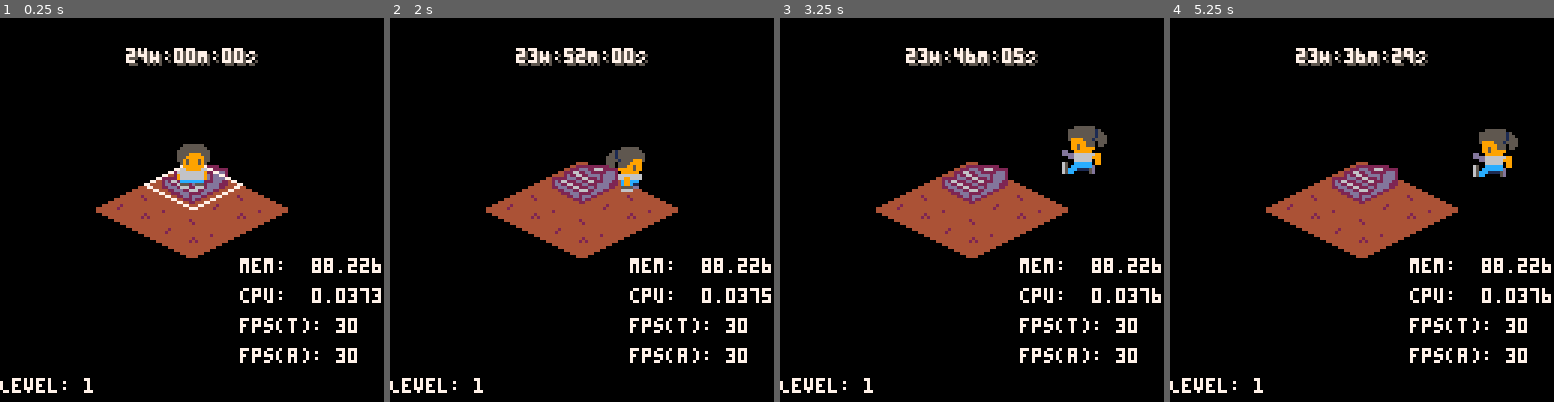
Above: before the commit, frames 1-4 (left to right).
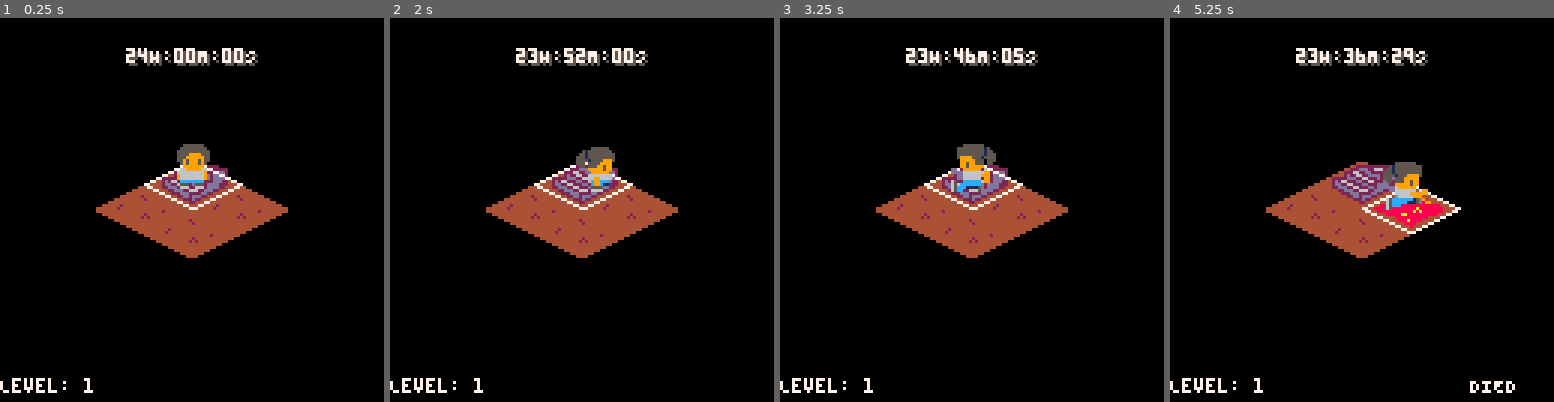
Above: after the commit, the same moments.

Repository: scottnm/collards.p8
Game: PICO-8 cartridge collards.p8
The game is run twice, just before and just after one commit, with the same random seed, the same clock (stepped at 60 frames per second) and the same inputs.
Inputs:
- Up to frame 1 (0.25 s): no input
- Up to frame 2 (2 s): tap X (X key) at 0.33, 1.07, 1.85 s; tap O (Z key) at 0.7, 1.7 s; hold Right from 1.6 s (still down)
- Up to frame 3 (3.25 s): release Right at 2.1 s; tap O (Z key) at 2.1, 2.5, 2.9 s; hold Up 2.15-2.42 s; hold Right 2.47-3.03 s; tap X (X key) at 2.97 s; hold Left from 3.08 s (still down)
- Up to frame 4 (5.25 s): tap O (Z key) every 0.4 s from 3.3 to 4.9 s; release Left at 3.58 s; hold Down 3.63-3.97 s; hold Right 4.02-4.68 s; tap X (X key) at 4.08, 5.2 s; hold Up 4.73-5.03 s; hold Left from 5.08 s (still down)

The runs differ from the first frame. In frame 1, 1.9% of the frame differs, in the area x 62-100%, y 62-90%; in frame 2, 3.6%; in frame 3, 4.2%; in frame 4, 5.0%, in the area x 50-100%, y 28-98%.

Commit message:
Transition to an isometric layout pt 2: prevent character from walking over edge and TONS of cleanup

Diff:
--- a/main.lua
+++ b/main.lua
@@ -1,5 +1,4 @@
 -- main.lua - main game logic
--- TODO: if possible remove 'iso' from all unnecessary names before checkin and remove all non-iso equivalents
 -- TODO: add the border to the lower iso cells
 
 TileType = {
@@ -7,6 +6,7 @@
     Start = 2,
     Finish = 3,
     Trap = 4,
+    Fall = 5,
 }
 
 -- constants
@@ -34,12 +34,9 @@
 
 function _init()
     g_player = {}
-    g_player.collider = {
-        -- FIXME: separate out the player's collider from their base position
-        pos = { x = 0, y = 0 },
-        sprite_offset = { x = -8, y = -14 },
-        radius = 3,
-    }
+    g_player.pos = { x = 0, y = 0 }
+    g_player.sprite_offset = { x = -8, y = -14 }
+    g_player.collider = { radius = 3 }
 
     g_anims = {
         IdleDown = create_anim_flow(34, 1, 10, 2, false),
@@ -120,7 +117,9 @@
     -- draw iso map
     for isocell in all(g_map.isocells) do
         local frame_idx = get_iso_tile_sprite_frame(isocell.tile)
-        spr(frame_idx, isocell.pos.x - ISO_TILE_WIDTH()/2, isocell.pos.y - ISO_TILE_HEIGHT()/2, 4, 2, false)
+        if frame_idx != nil then
+            spr(frame_idx, isocell.pos.x - ISO_TILE_WIDTH()/2, isocell.pos.y - ISO_TILE_HEIGHT()/2, 4, 2, false)
+        end
     end
 
     local player_iso_tile_idx = get_player_iso_tile_idx(g_map, g_player)
@@ -131,11 +130,9 @@
     --
     -- draw the player
     --
-    local player_sprite_pos = sprite_pos_from_collider(g_player.collider)
+    local player_sprite_pos = sprite_pos(g_player)
     draw_anim(g_player, player_sprite_pos)
 
-    -- DEBUG bring player pos
-    --print("pos: ("..g_player.collider.pos.x..","..g_player.collider.pos.y..")", 60, 120, Colors.White)
     --
     -- draw the level UI
     --
@@ -152,24 +149,24 @@
     g_ingame_timer.draw()
 
     -- uncomment to draw colliders on top of everything
-    --circ(g_player.collider.pos.x, g_player.collider.pos.y, g_player.collider.radius, Colors.White)
+    --circ(g_player.pos.x, g_player.pos.y, g_player.collider.radius, Colors.White)
     --for cell in all(g_map.isocells) do
     --    circ(cell.pos.x, cell.pos.y, cell.collider.radius, Colors.White)
     --end
 
     -- uncomment to dump frame stats
-    print("mem:  "..stat(0), 80, 80, Colors.White)
-    print("cpu:  "..stat(1), 80, 90, Colors.White)
-    print("fps(t): "..stat(8), 80, 100, Colors.White)
-    print("fps(a): "..stat(7), 80, 110, Colors.White)
+    -- print("mem:  "..stat(0), 80, 80, Colors.White)
+    -- print("cpu:  "..stat(1), 80, 90, Colors.White)
+    -- print("fps(t): "..stat(8), 80, 100, Colors.White)
+    -- print("fps(a): "..stat(7), 80, 110, Colors.White)
 end
 
 function move_to_level(next_level)
     -- update the current map
     change_level(next_level)
 
-    -- center the player's collider on the center of the iso tile
-    g_player.collider.pos = copy_pos(g_map.isocells[g_map.player_start_iso_idx].pos)
+    -- place the player on the center of the iso tile
+    g_player.pos = copy_pos(g_map.isocells[g_map.player_start_iso_idx].pos)
 
     -- reset the player's animation
     update_anim(g_player, g_anims.IdleDown)
@@ -196,12 +193,13 @@
 
     -- generate the isomap. initialize all at the start to empty
     next_map.isocells = {}
-    local row_cnt = isomap_row_cnt(next_map)
+    -- add an two extra rows to each side of the map so we can wrap the map with fall tiles
+    local row_cnt = isomap_row_cnt(next_map) + 4
     local idx = 1
     for row = 1,row_cnt do
-        local midpoint_row = next_map.iso_width
-
-        local row_offset = (row - next_map.iso_width) * ISO_TILE_HEIGHT() / 2
+        local midpoint_row = flr((row_cnt + 1) / 2)
+
+        local row_offset = (row - midpoint_row) * ISO_TILE_HEIGHT() / 2
         local col_cnt = nil
         if row <= midpoint_row then
             col_cnt = row
@@ -210,20 +208,28 @@
         end
 
         for col = 1,col_cnt do
+            local tile = nil
+
+            local is_edge_tile = (col == 1) or (col == col_cnt)
+            if is_edge_tile then
+                tile = make_tile(true, TileType.Fall)
+            else
+                tile = make_tile(false, TileType.Empty)
+            end
+
             local col_offset =
                 -1 * ((col_cnt/2) * ISO_TILE_WIDTH()) -- shift half the board width to the left
                 + (ISO_TILE_WIDTH()/2)                -- offset by half a tile width to move back into the center of the first tile
                 + ((col - 1)*ISO_TILE_WIDTH())        -- add a tile width for each subsequent tile
+
             local cell = {
                 idx = idx,
-                tile = make_tile(false, TileType.Empty),
+                tile = tile,
                 pos = {
                     x = SCREEN_SIZE()/2 + col_offset,
                     y = SCREEN_SIZE()/2 + row_offset,
                 },
-                collider = {
-                    radius = 4
-                }
+                collider = { radius = 4 }
             }
 
             add(next_map.isocells, cell)
@@ -271,10 +277,7 @@
 end
 
 function get_iso_tile_sprite_frame(tile)
-    local visible = tile.visible
-    -- TODO: uncomment to force visibility
-    -- visible = true
-    if visible then
+    if tile.visible then
         if tile.type == TileType.Empty then
             return 100
         elseif tile.type == TileType.Start then
@@ -283,6 +286,8 @@
             return 104
         elseif tile.type == TileType.Trap then
             return 72
+        elseif tile.type == TileType.Fall then
+            return nil
         else
             return nil
         end
@@ -294,42 +299,77 @@
 function move_player(input)
     -- when traveling diagnonally, multiply by the factor sqrt(0.5) to avoid traveling further by going diagonally
     local sqrt_half = 0.70710678118 -- sqrt(0.5); hardcode to avoid doing an expensive squareroot every frame
-    local movement = nil
+    local movement_x = 0
+    local movement_y = 0
     if g_input.btn_left then
         if g_input.btn_up then
-            movement = { x = -2 * sqrt_half, y = -1 * sqrt_half }
+            movement_x = -2 * sqrt_half
+            movement_y = -1 * sqrt_half
         elseif g_input.btn_down then
-            movement = { x = -2 * sqrt_half, y = sqrt_half }
-        else
-            movement = { x = -2, y = 0 }
+            movement_x = -2 * sqrt_half
+            movement_y = sqrt_half
+        else
+            movement_x = -2
+            movement_y = 0
         end
     elseif g_input.btn_right then
         if g_input.btn_up then
-            movement = { x = 2 * sqrt_half, y = -1 * sqrt_half }
+            movement_x = 2 * sqrt_half
+            movement_y = -1 * sqrt_half
         elseif g_input.btn_down then
-            movement = { x = 2 * sqrt_half, y = sqrt_half }
-        else
-            movement = { x = 2, y = 0 }
+            movement_x = 2 * sqrt_half
+            movement_y = sqrt_half
+        else
+            movement_x = 2
+            movement_y = 0
         end
     elseif g_input.btn_up then
-        movement = { x = 0, y = -1 }
+            movement_x = 0
+            movement_y = -1
     elseif g_input.btn_down then
-        movement = { x = 0, y = 1 }
+            movement_x = 0
+            movement_y = 1
     else
         return
     end
 
     local player_speed = 0.7 -- an arbitrary, tweakable speed factor to hand tune movement speed to feel good
-    movement.x *= player_speed
-    movement.y *= player_speed
-
-    -- FIXME: fix the movement bounding
-
-    -- local map_size = calc_map_size(g_map)
-    -- g_player.collider.pos.x = clamp(g_map.pos.x + g_player.collider.radius/2, g_player.collider.pos.x + movement.x, g_map.pos.x + map_size.width - g_player.collider.radius / 2)
-    -- g_player.collider.pos.y = clamp(g_map.pos.y + g_player.collider.radius/2, g_player.collider.pos.y + movement.y, g_map.pos.y + map_size.height - g_player.collider.radius / 2)
-    g_player.collider.pos.x = clamp(g_player.collider.radius/2, g_player.collider.pos.x + movement.x, 128 - g_player.collider.radius / 2)
-    g_player.collider.pos.y = clamp(g_player.collider.radius/2, g_player.collider.pos.y + movement.y, 128 - g_player.collider.radius / 2)
+    movement_x *= player_speed
+    movement_y *= player_speed
+
+    -- copy the old position in case we need to roll back
+    local old_player_pos = copy_pos(g_player.pos)
+
+    -- move the player, check if they've moved onto a fall tile
+    local pos_candidates = {}
+    add(pos_candidates, add_pos(old_player_pos, { x = movement_x, y = movement_y }))
+    if movement_x != 0 then
+        add(pos_candidates, add_pos(old_player_pos, { x = movement_x, y = 0 }))
+    end
+    if movement_y != 0 then
+        add(pos_candidates, add_pos(old_player_pos, { x = 0, y = movement_y }))
+    end
+
+    for pos in all(pos_candidates) do
+        g_player.pos = pos
+
+        -- check if we've standing on any fall tiles and if so, rollback the movement
+        local cells = get_iso_cells_under_player(g_map, g_player)
+        local valid_move = true
+        for cell in all(cells) do
+            if cell.tile.type == TileType.Fall then
+                valid_move = false
+                break
+            end
+        end
+
+        if valid_move then
+            return
+        end
+    end
+
+    -- rollback
+    g_player.pos = old_player_pos
 end
 
 function animate_player(input)
@@ -383,25 +423,87 @@
     return { x = pos.x, y = pos.y }
 end
 
-function sprite_pos_from_collider(collider)
+function sprite_pos(obj)
     return {
-        x = collider.pos.x + collider.sprite_offset.x,
-        y = collider.pos.y + collider.sprite_offset.y,
+        x = obj.pos.x + obj.sprite_offset.x,
+        y = obj.pos.y + obj.sprite_offset.y,
     }
 end
 
 function get_player_iso_tile_idx(map, player)
+    -- N.B. Currently we do an extra smaller circle collider check so that we only activate at most one tile at a time
+    -- even if we are standing in between two..
+    for cell in all(get_iso_cells_under_player(map, player)) do
+        if circ_colliders_overlap(player, cell) then
+            return cell.idx
+        end
+    end
+
+    return nil
+end
+
+function circ_colliders_overlap(obj1, obj2)
     function sqr(x) return x * x end
-
+    local max_dist_squared = sqr(obj1.collider.radius +  obj2.collider.radius)
+    local dist_squared = sqr(obj1.pos.x - obj2.pos.x) + sqr(obj1.pos.y - obj2.pos.y)
+    return dist_squared <= max_dist_squared
+end
+
+function get_iso_cells_under_player(map, player)
+    cells = {}
     for cell in all(map.isocells) do
-        -- TODO: once collider on player is fixed refactor into a shared circ_colliders_overlap helper
-        local max_dist_squared = sqr(player.collider.radius +  cell.collider.radius)
-        local dist_squared = sqr(player.collider.pos.x - cell.pos.x) + sqr(player.collider.pos.y - cell.pos.y)
-        if dist_squared <= max_dist_squared then
-            return cell.idx
-        end
-    end
-    return nil
+        if is_iso_cell_under_player(cell, player) then
+            add(cells, cell)
+        end
+    end
+
+    return cells
+end
+
+function is_iso_cell_under_player(cell, player)
+    -- divide up an iso-tile into 3 rect colliders
+    local iso_sub_colliders = {
+        { width = 12, height = 12 },
+        { width = 18, height = 9 },
+        { width = 26, height = 5 },
+    }
+
+    -- setup a simple rect-collider for the player wrapping their circle collider
+    local player_rect_collider = {
+        pos = {
+            x = player.pos.x - player.collider.radius,
+            y = player.pos.y - player.collider.radius,
+        },
+        width = (player.collider.radius + player.collider.radius),
+        height = (player.collider.radius + player.collider.radius),
+    }
+
+    local cell_pos_x = cell.pos.x
+    local cell_pos_y = cell.pos.y
+    for sub_collider in all(iso_sub_colliders) do
+        -- center the subcollider in the iso cell
+        sub_collider.pos = { x = cell_pos_x - (sub_collider.width/2), y = cell_pos_y - (sub_collider.height/2) }
+        if rect_colliders_overlap(player_rect_collider, sub_collider) then
+            return true
+        end
+    end
+    return false
+end
+
+function rect_colliders_overlap(c1, c2)
+    local c2_left_of_c1 = c1.pos.x >= (c2.pos.x + c2.width)
+    local c1_left_of_c1 = c2.pos.x >= (c1.pos.x + c1.width)
+    if c2_left_of_c1 or c1_left_of_c1 then
+        return false
+    end
+
+    local c2_below_c1 = c1.pos.y >= (c2.pos.y + c2.height)
+    local c1_below_c1 = c2.pos.y >= (c1.pos.y + c1.height)
+    if c2_below_c1 or c1_below_c1 then
+        return false
+    end
+
+    return true
 end
 
 function highlight_player_iso_tile(map, player_tile_idx)
@@ -424,3 +526,7 @@
 function isomap_row_cnt(map)
     return map.iso_width * 2 - 1
 end
+
+function add_pos(p1, p2)
+    return { x = p1.x + p2.x, y = p1.y + p2.y }
+end
